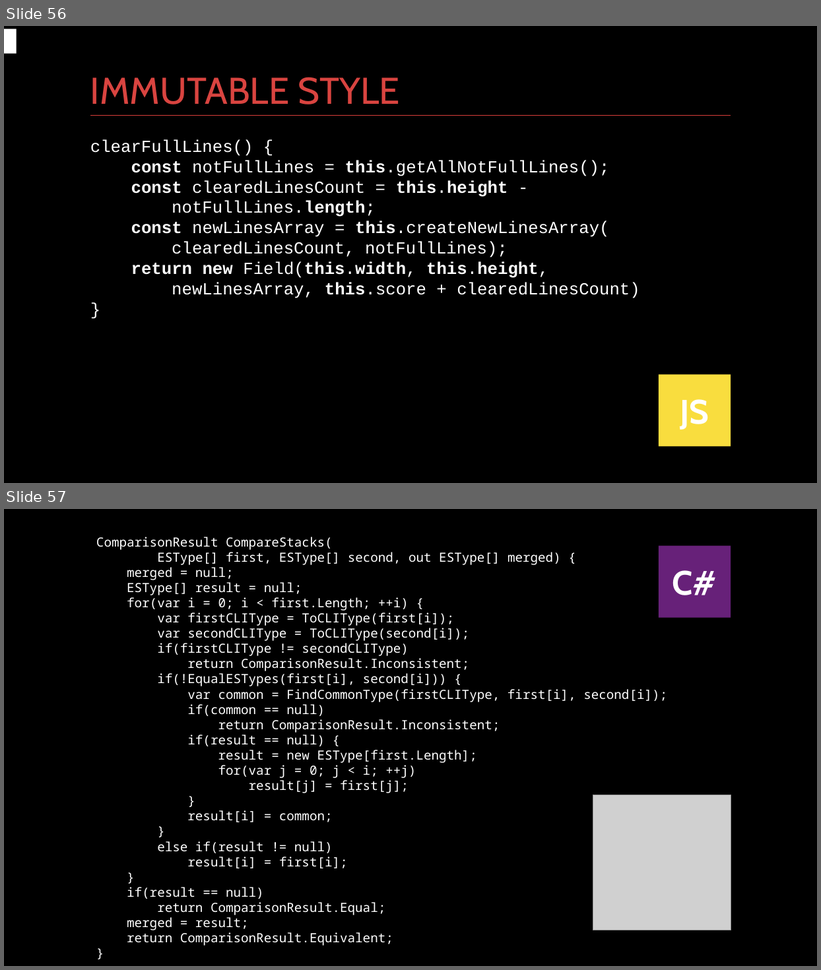
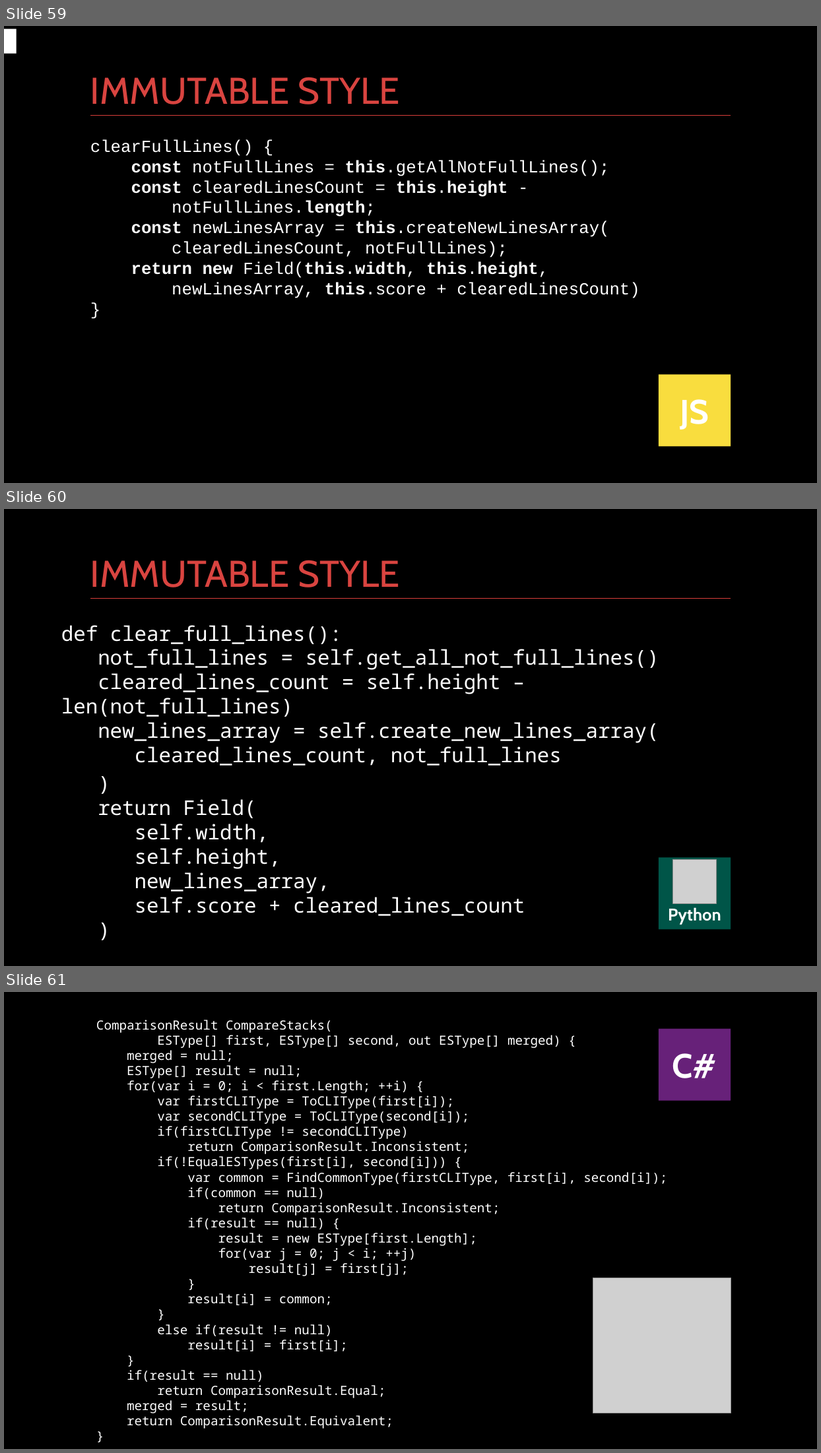
Before and after one commit to kontur-courses/clean-code, a slide deck: clean-code-black.pptx. Shown one above the other, each under a label of ours: slides 56 and 57 before the commit, slides 59, 60 and 61 after it. The pictures are 821x970 and 821x1453 pixels, drawn with LibreOffice and Linux fonts; fonts in the diff are those of the drawing; grey boxes stand for pictures. Boxes give left, top, right and bottom in pixels: in the first picture for what was removed or moved away, otherwise in the second. Text is boxed around its words. In the diff, an @@ line names an element or a change of style, - is before the commit and + after.

Commit message:
add python in presentation

```diff
--- a/clean-code-black.pptx
+++ b/clean-code-black.pptx
@@ slide 60 added at box(4, 509, 817, 966), background #000000; not listed: 1 template element that a slide beside it also shows @@
@@ title added at box(90, 560, 400, 588), 44 pt, text #D94440 @@
+IMMUTABLE STYLE
@@ text added at box(61, 625, 659, 916), 24 pt, text #FFFFFF @@
+def clear_full_lines():
+not_full_lines = self.get_all_not_full_lines()
+cleared_lines_count = self.height – len(not_full_lines)
+new_lines_array = self.create_new_lines_array(
+cleared_lines_count, not_full_lines
+)
+return Field(
+self.width,
+self.height,
+new_lines_array,
+self.score + cleared_lines_count
+)
@@ rectangle added at box(659, 858, 731, 930), fill #005548, 20 pt, text #FFFFFF, bold @@
+Python
@@ picture added at box(673, 860, 717, 904) @@
@@ what was slide 56 is now slide 59 @@
@@ what was slide 57 is now slide 61 @@
```
Also in this commit, not shown: 2 slides changed, 5 other slides added.
